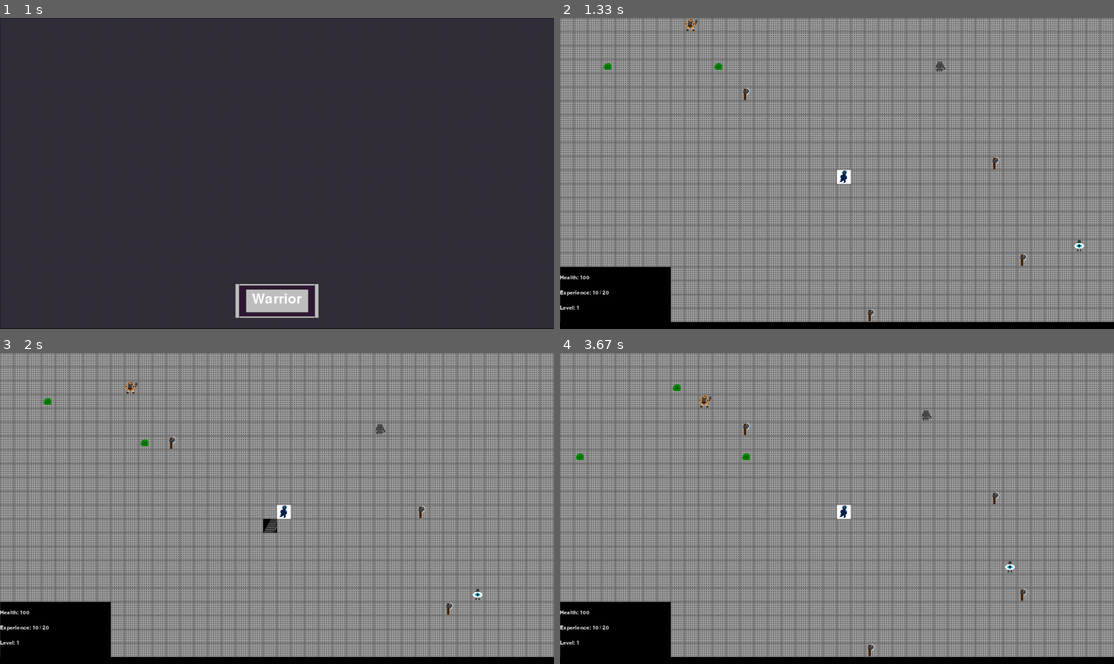
Above: before the commit, frames 1-4 (two rows, left to right).
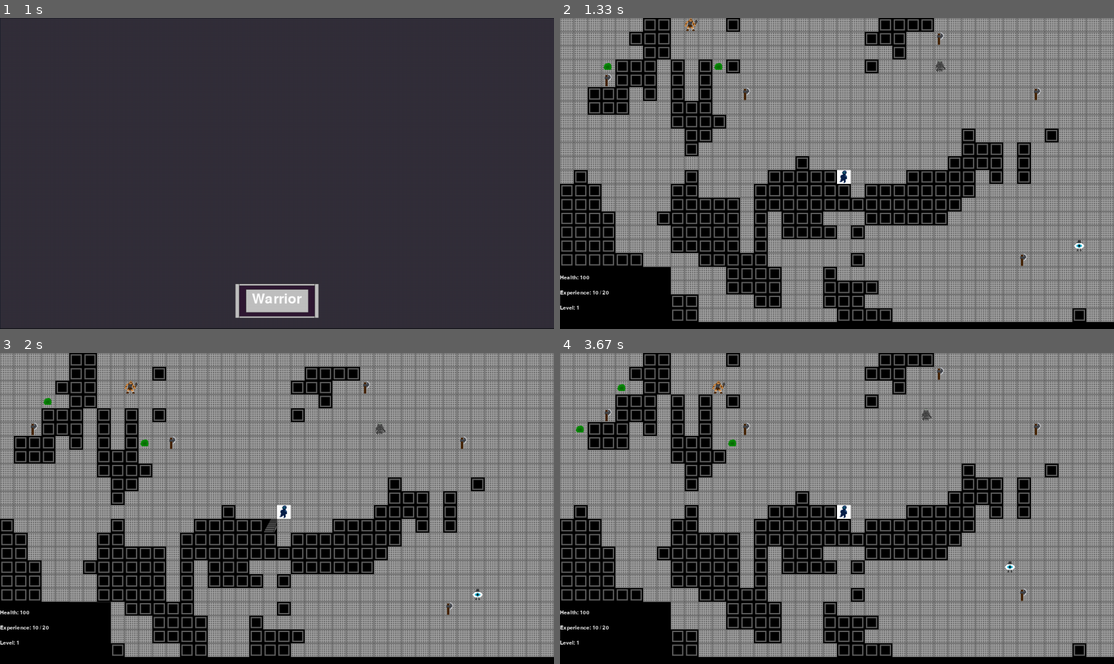
Above: after the commit, the same moments.

Repository: Leemoose/Roguelike-Framework
Game: pygame game, started from roguewriting.py
The game is run twice, just before and just after one commit, with the same random seed, the same clock (stepped at 60 frames per second) and the same inputs.
Inputs:
- Up to frame 1 (1 s): tap 1 at 0.33, 0.67 s
- Up to frame 2 (1.33 s): tap 1 at 1 s
- Up to frame 3 (2 s): hold D 1.33-1.8 s; hold W from 1.83 s (still down)
- Up to frame 4 (3.67 s): release W at 2.13 s; hold D 2.17-2.63 s; hold A 2.67-3.2 s; hold S 3.23-3.53 s; hold A from 3.57 s (still down)

Frame 1 is identical in both runs. In frame 2, 22% of the frame differs, in the area x 0-95%, y 0-98%; in frame 3, 20%; in frame 4, 22%.

Commit message:
added cellular automa mapping

Diff:
--- a/character.py
+++ b/character.py
@@ -72,10 +72,12 @@
         defense = R.roll_dice(1, 1)[0]
         return defense
 
-    def grab(self, player, key, item_ID):
+    def grab(self, key, item_ID, generated_maps):
         item = item_ID.get_subject(key)
         self.inventory.append(item)
         item_ID.remove_subject(key)
+        itemx, itemy = item.get_location()
+        generated_maps.item_map.clear_location(itemx, itemy)
 
     def drop(self, item, item_dict, x, y, item_map):
         if len(self.inventory) != 0 and item.dropable:
@@ -87,6 +89,7 @@
                 item_dict.add_subject(item)
                 item.x = x
                 item.y = y
+                item_map.place_thing(item)
 
 
     def equip(self, item):
@@ -112,7 +115,7 @@
         self.intelligence += 1
         self.dexterity += 1
         self.strength += 1
-        self.experience -= self.experience_to_next_level
+        self.experience = 0
         self.experience_to_next_level += 20 + self.experience_to_next_level // 4
         self.health = self.max_health
 
--- a/keyboard.py
+++ b/keyboard.py
@@ -22,7 +22,7 @@
         return self.keys_to_string[key]
 
 #Any actions done in the battle screen
-    def key_action(self, player, floormap, monsterID, monster_map, item_ID, item_map, loop, key):
+    def key_action(self, player, floormap, monsterID, monster_map, item_ID, loop, key, generated_maps):
         if key == "w":
             player.character.attack_move(0, -1, floormap, player, monsterID, monster_map, item_ID)
         elif key == "a":
@@ -35,7 +35,7 @@
             for item_key in item_ID.subjects:
                 item = item_ID.subjects[item_key]
                 if item.x == player.x and item.y == player.y:
-                    player.character.grab(player, item_key, item_ID)
+                    player.character.grab(item_key, item_ID, generated_maps)
                     break
         elif key == "i":
             loop.action = False
@@ -46,7 +46,7 @@
         elif key == "<":
             loop.up_floor()
 
-    def key_inventory(self, loop, player, item_dict, item_map, key):
+    def key_inventory(self, loop, player, item_dict, key):
             if key == "esc":
                 loop.inventory = False
                 loop.action = True
@@ -85,7 +85,7 @@
             loop.update_screen = True
             loop.down_floor()
 
-    def key_item_screen(self, key, loop, item_dict, item_map, player, item):
+    def key_item_screen(self, key, loop, item_dict, player, item, item_map):
             if key == "esc":
                 loop.items = False
                 loop.inventory = True
--- a/loops.py
+++ b/loops.py
@@ -82,7 +82,6 @@
         self.textSize = textSize
         self.items = False
         self.item_for_item_screen = None
-        self.item_map = []
         self.floor_level = 0
         self.memory = Memory()
         self.tile_map = None
@@ -108,9 +107,9 @@
                 except:
                     break
                 if self.action == True:
-                    keyboard.key_action(self.player, self.generator.tile_map, self.monster_dict, self.monster_map, self.item_dict, self.item_map, self, key)
+                    keyboard.key_action(self.player, self.generator.tile_map, self.monster_dict, self.monster_map, self.item_dict,self, key, self.generator)
                 elif self.inventory == True:
-                    keyboard.key_inventory(self, self.player, self.item_dict, self.item_map, key)
+                    keyboard.key_inventory(self, self.player, self.item_dict,key)
                 elif self.main == True:
                     keyboard.key_main_screen(key, self)
                 elif self.race == True:
@@ -118,7 +117,7 @@
                 elif self.classes == True:
                     keyboard.key_class_screen(key, self)
                 elif self.items == True:
-                    keyboard.key_item_screen(key, self, self.item_dict, self.item_map, self.player, self.item_for_item_screen)
+                    keyboard.key_item_screen(key, self, self.item_dict, self.player, self.item_for_item_screen, self.generator.item_map)
                 self.update_screen = True
 
             elif event.type == pygame.MOUSEBUTTONUP:
@@ -155,7 +154,7 @@
         for monster_key in self.monster_dict.subjects:
             monster = self.monster_dict.subjects[monster_key]
             monster.character.energy += energy
-            monster.brain.rank_actions(monster, self.monster_map, self.generator.tile_map, self.generator.flood_map, self.player)
+            monster.brain.rank_actions(monster, self.monster_map, self.generator.tile_map, self.generator.flood_map, self.player, self.generator, self.item_dict)
         """
         self.monster_ai.comprehend_the_universe(self.player.x, self.player.y, self.monster_map, self.tile_map)
         for monster_key in self.monster_dict.subjects:
--- a/mapping.py
+++ b/mapping.py
@@ -21,8 +21,8 @@
         file = 'assets/P.png'
         player_image = image.load(file)
         tiles = {}
-        tiles[0] = image.load("assets/basic_floor.png")
-        tiles[1] = image.load("assets/basic_wall.png")
+        tiles[0] = image.load("assets/basic_wall.png")
+        tiles[1] = image.load("assets/basic_floor.png")
         tiles[90] = image.load("assets/stairs_up.png")
         tiles[200] = player_image
         tiles[101] = image.load("assets/orc.png")
@@ -45,6 +45,7 @@
         self.monster_map = TrackingMap(width, height) #Should I include items as well?
         self.flood_map = FloodMap(width,height)
         self.tile_map = TileMap(width, height)
+        self.item_map = TrackingMap(width,height)
 
         self.monster_dict = L.ID() #Unique to this floor
         self.item_dict = L.ID() #Unique to this floor
@@ -170,6 +171,7 @@
 
             ax = I.Ax(300, True, startx, starty)
             self.item_dict.tag_subject(ax)
+            self.item_map.place_thing(ax)
 
     def get_map(self):
         return self.tile_map
@@ -206,7 +208,7 @@
     def __str__(self):
         allrows = ""
         for x in range(self.width):
-            row = ' '.join(str(self.track_map[x][y]) for y in range(self.height))
+            row = ' '.join(str(self.track_map[x][y].render_tag) for y in range(self.height))
             allrows = allrows + row + "\n"
         return allrows
 
@@ -265,17 +267,71 @@
         self.track_map = []
         self.stairs = []
         for x in range(self.width):
-            self.track_map.append([O.Tile(x, y, 1, False) for y in range(self.height)])
-        self.carve_rooms()
+            self.track_map.append([O.Tile(x, y, 0, False) for y in range(self.height)])
+        self.cellular_caves()
+        self.render_to_map()
         self.place_stairs()
+        print(self)
 
     def get_tag(self, x, y):
         return self.track_map[x][y].render_tag
+
+    def cellular_caves(self):
+        iterations = 3
+        self.track_map_render = [x[:] for x in [[0] * self.width] * self.height]
+        survival_rate = 0.45
+        for x in range(1, self.width-1):
+            for y in range(1, self.height-1):
+                if (random.uniform(0,1) <= survival_rate):
+                    self.track_map_render[x][y] = 1
+        for i in range(iterations):
+            self.iterate_cellular_map()
+
+    def iterate_cellular_map(self):
+        temp_track_map_render = [x[:] for x in [[0] * self.width] * self.height]
+        birth_limit = 4
+        death_limit = 3
+        for x in range(1,self.width-1):
+            for y in range(1,self.height-1):
+                count = self.count_neighbors(x,y)
+                if count >= birth_limit and self.track_map_render[x][y] == 0:
+                    temp_track_map_render[x][y] = 1
+                elif count <= death_limit and self.track_map_render[x][y] == 1:
+                    temp_track_map_render[x][y] = 0
+                else:
+                    temp_track_map_render[x][y] = self.track_map_render[x][y]
+        self.track_map_render = temp_track_map_render
+    def count_neighbors(self, x, y):
+        count = 0
+        for i in range(-1,2,1):
+            for j in range(-1,2,1):
+                neighbor_x = x+ i
+                neighbor_y = y +j
+                if i == 0 and j == 0:
+                    pass
+                elif neighbor_y <= 0 or neighbor_x <= 0 or neighbor_x >= self.width-1 or neighbor_y >= self.height-1:
+                    count += 1
+                elif self.track_map_render[neighbor_x][neighbor_y] == 1:
+                    count += 1
+        return count
+
+
+    def render_to_map(self):
+        self.track_map = []
+        for x in range(self.width):
+            temp = []
+            for y in range(self.height):
+                if self.track_map_render[x][y] == 1:
+                    temp.append(O.Tile(x, y, 1, True))
+                else:
+                    temp.append(O.Tile(x, y, 0, False))
+            self.track_map.append(temp)
+
 
     def carve_rooms(self):
         for x in range(self.width - 2):
             for y in range(self.height - 2):
-                tile = O.Tile(x+1, y+1, 0, True)
+                tile = O.Tile(x+1, y+1, 1, True)
                 self.track_map[x+1][y+1] = tile
 
     def place_stairs(self):
--- a/monster.py
+++ b/monster.py
@@ -15,15 +15,18 @@
             monster.move(R.roll_dice(-1,1)[0], R.roll_dice(-1,1)[0], tile_map, monster, monster_map)
             monster.energy -= 100
 
-    def rank_actions(self, monster, monster_map, tile_map, flood_map, player):
+    def rank_actions(self, monster, monster_map, tile_map, flood_map, player, generated_maps, item_dict):
+        item_map = generated_maps.item_map
         playerx, playery = player.get_location()
         monsterx, monstery = monster.get_location()
         distance = monster.get_distance(playerx, playery)
         if distance < 1.5:
             monster.character.attack(player)
             monster.character.energy -= 100
-        elif 1 != 1:
-            return True
+        elif item_map.locate(monsterx, monstery) != -1:
+            item_key = item_map.locate(monsterx, monstery)
+            monster.character.grab(item_key, item_dict, generated_maps)
+            monster.character.equip(monster.character.inventory[0])
         else:
             options = [(0, 1), (1, 0), (-1, 0), (0, -1)]
             r = random.randint(0, 3)
